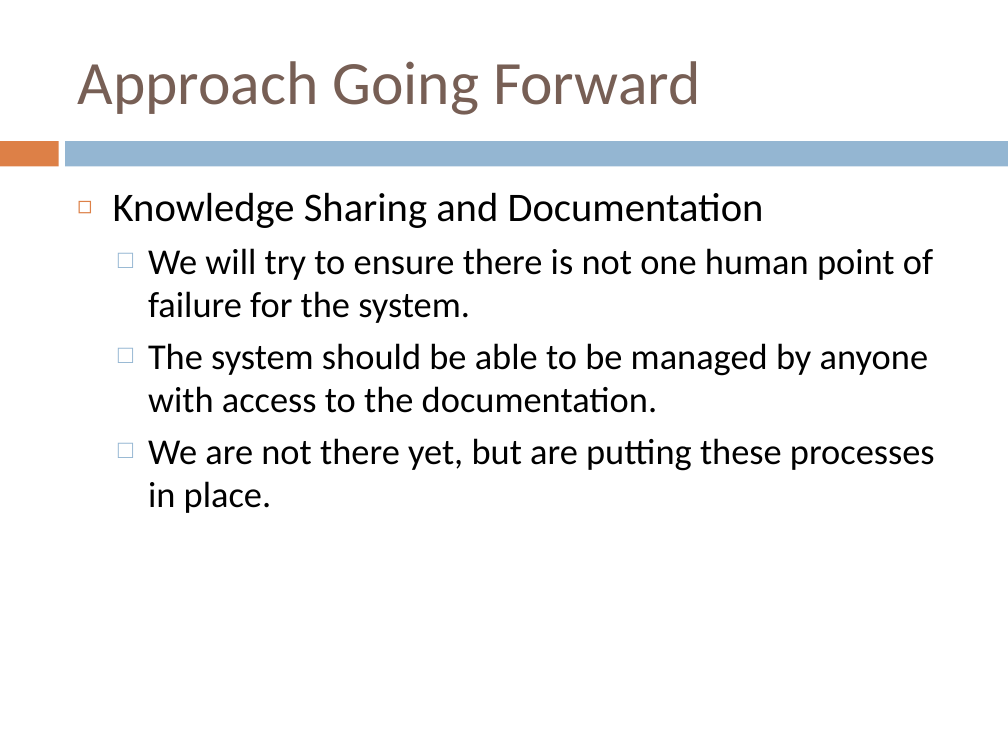
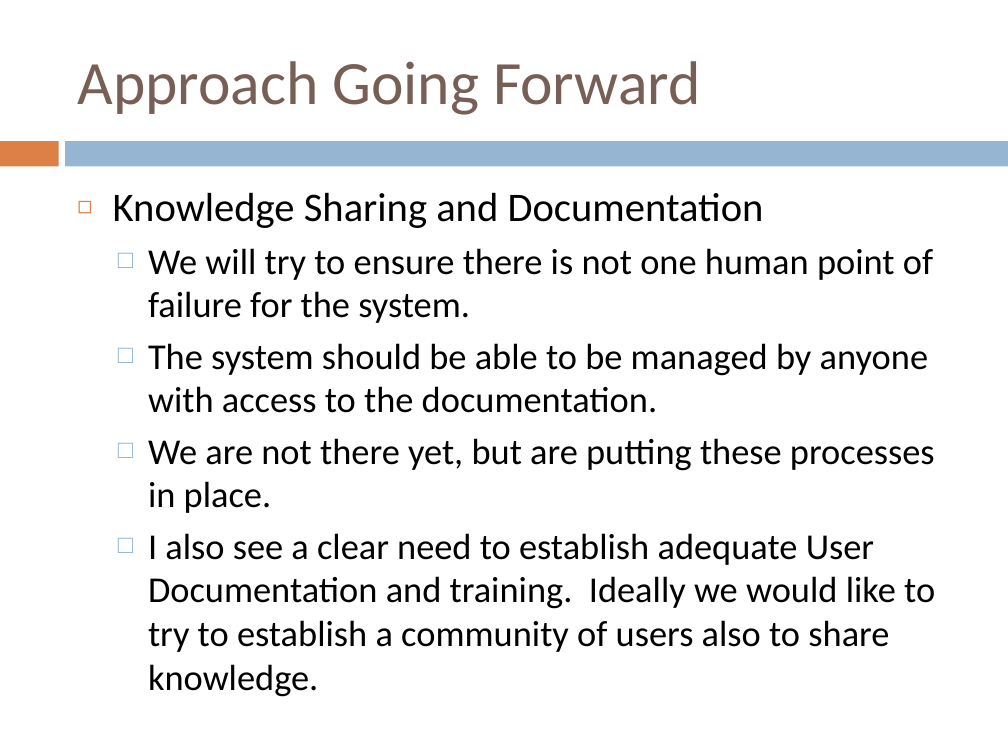
Before and after one commit to tranaweera/ark-informatics, a slide deck: slide 12 of ARK/trunk/usefulTools/TestFilesAndDocuments/steering committee/NeCTAR/Steering Committee Meetings/Steering Committee Meeting March_2013.pptx. Drawn at 1008x756 pixels with LibreOffice and Linux fonts; fonts in the diff are those of the drawing. Boxes give left, top, right and bottom in pixels: in the first picture for what was removed or moved away, otherwise in the second. Text is boxed around its words. In the diff, an @@ line names an element or a change of style, - is before the commit and + after.

Commit message:
steering committee update

```diff
--- a/ARK/trunk/usefulTools/TestFilesAndDocuments/steering committee/NeCTAR/Steering Committee Meetings/Steering Committee Meeting March_2013.pptx
+++ b/ARK/trunk/usefulTools/TestFilesAndDocuments/steering committee/NeCTAR/Steering Committee Meetings/Steering Committee Meeting March_2013.pptx
@@ text at <box>148,533,935,652</box>: paragraph added @@
+  □ I also see a clear need to establish adequate User Documentation and training. Ideally we would like to try to establish a community of users also to share knowledge.
```
